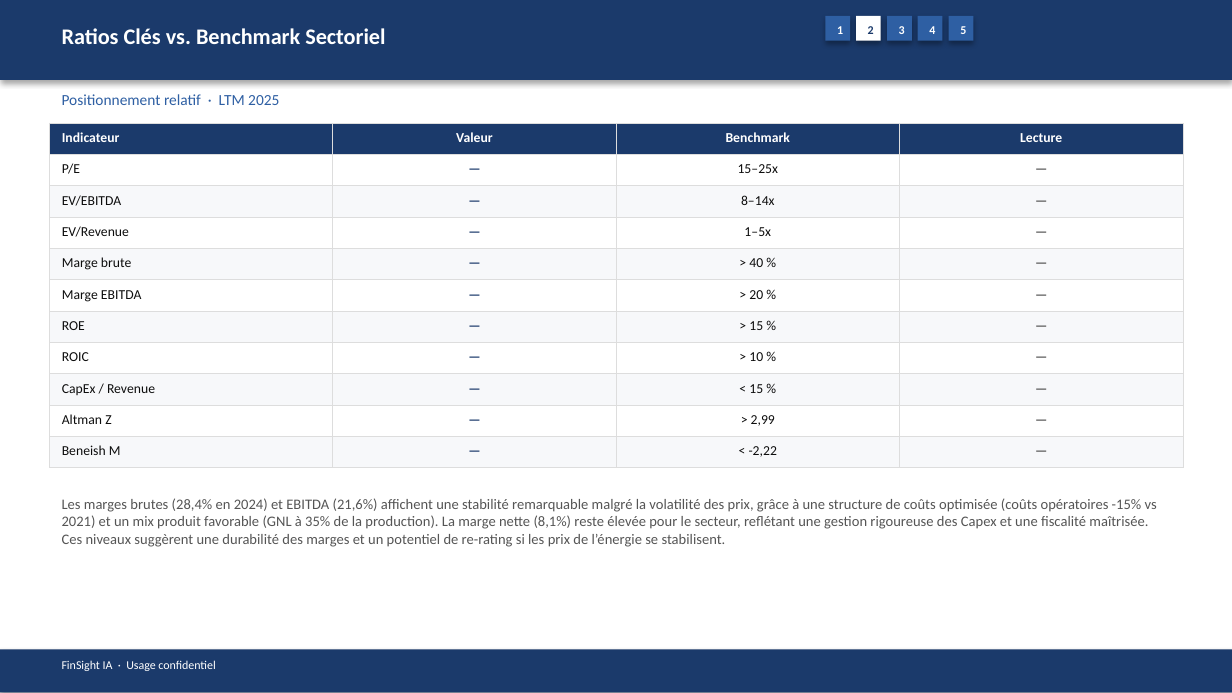
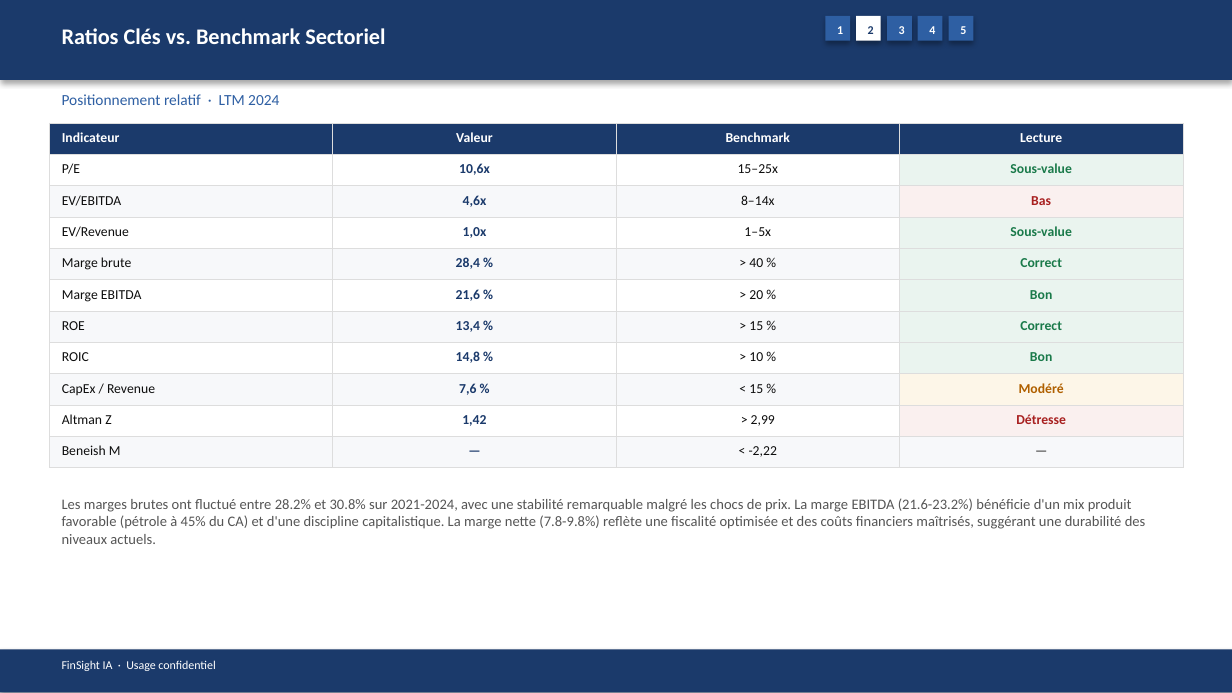
Before and after one commit to baptistejeh07-art/finsight-ia, a slide deck: slide 10 of preview/TTE.PA/TTE.PA_pitchbook.pptx. Drawn at 1232x693 pixels with LibreOffice and Linux fonts; fonts in the diff are those of the drawing. Boxes give left, top, right and bottom in pixels: in the first picture for what was removed or moved away, otherwise in the second. Text is boxed around its words. In the diff, an @@ line names an element or a change of style, - is before the commit and + after.

```diff
--- a/preview/TTE.PA/TTE.PA_pitchbook.pptx
+++ b/preview/TTE.PA/TTE.PA_pitchbook.pptx
@@ text at (x1=62, y1=94, x2=279, y2=105): text changed @@
-Positionnement relatif · LTM 2025
+Positionnement relatif · LTM 2024
@@ table at (x1=49, y1=123, x2=1183, y2=468) @@
-row 2, column 2: —
+row 2, column 2: 10,6x
-row 2, column 4: —
+row 2, column 4: Sous-value
-row 3, column 2: —
+row 3, column 2: 4,6x
-row 3, column 4: —
+row 3, column 4: Bas
-row 4, column 2: —
+row 4, column 2: 1,0x
-row 4, column 4: —
+row 4, column 4: Sous-value
-row 5, column 2: —
+row 5, column 2: 28,4 %
-row 5, column 4: —
+row 5, column 4: Correct
-row 6, column 2: —
+row 6, column 2: 21,6 %
-row 6, column 4: —
+row 6, column 4: Bon
-row 7, column 2: —
+row 7, column 2: 13,4 %
-row 7, column 4: —
+row 7, column 4: Correct
-row 8, column 2: —
+row 8, column 2: 14,8 %
-row 8, column 4: —
+row 8, column 4: Bon
-row 9, column 2: —
+row 9, column 2: 7,6 %
-row 9, column 4: —
+row 9, column 4: Modéré
-row 10, column 2: —
+row 10, column 2: 1,42
-row 10, column 4: —
+row 10, column 4: Détresse
@@ fill #FFFFFF to #EAF4EF in 4 cells @@
@@ fill #F7F8FA to #FAF0EF in row 3, column 4 @@
@@ fill #F7F8FA to #EAF4EF in 2 cells @@
@@ fill #F7F8FA to #FDF6E8 in row 9, column 4 @@
@@ fill #FFFFFF to #FAF0EF in row 10, column 4 @@
@@ text at (x1=62, y1=498, x2=1146, y2=544): text changed @@
-Les marges brutes (28,4% en 2024) et EBITDA (21,6%) affichent une stabilité remarquable malgré la volatilité des prix, grâce à une structure de coûts optimisée (coûts opératoires -15% vs 2021) et un mix produit favorable (GNL à 35% de la production). La marge nette (8,1%) reste élevée pour le secteur, reflétant une gestion rigoureuse des Capex et une fiscalité maîtrisée. Ces niveaux suggèrent une durabilité des marges et un potentiel de re-rating si les prix de l’énergie se stabilisent.
+Les marges brutes ont fluctué entre 28.2% et 30.8% sur 2021-2024, avec une stabilité remarquable malgré les chocs de prix. La marge EBITDA (21.6-23.2%) bénéficie d'un mix produit favorable (pétrole à 45% du CA) et d'une discipline capitalistique. La marge nette (7.8-9.8%) reflète une fiscalité optimisée et des coûts financiers maîtrisés, suggérant une durabilité des niveaux actuels.
```
Also in this commit, not shown: 13 other slides changed, 3 other files.
